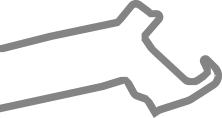
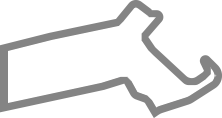
Layers edited between the first and the second 222x118 image:
painted on "Levels 1" over [0, 51, 8, 105]
